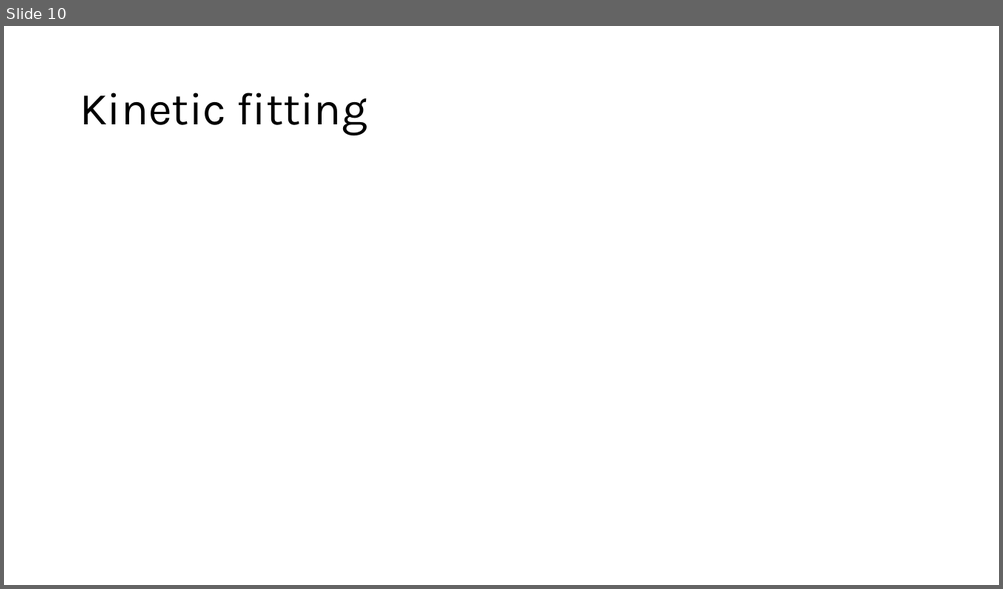
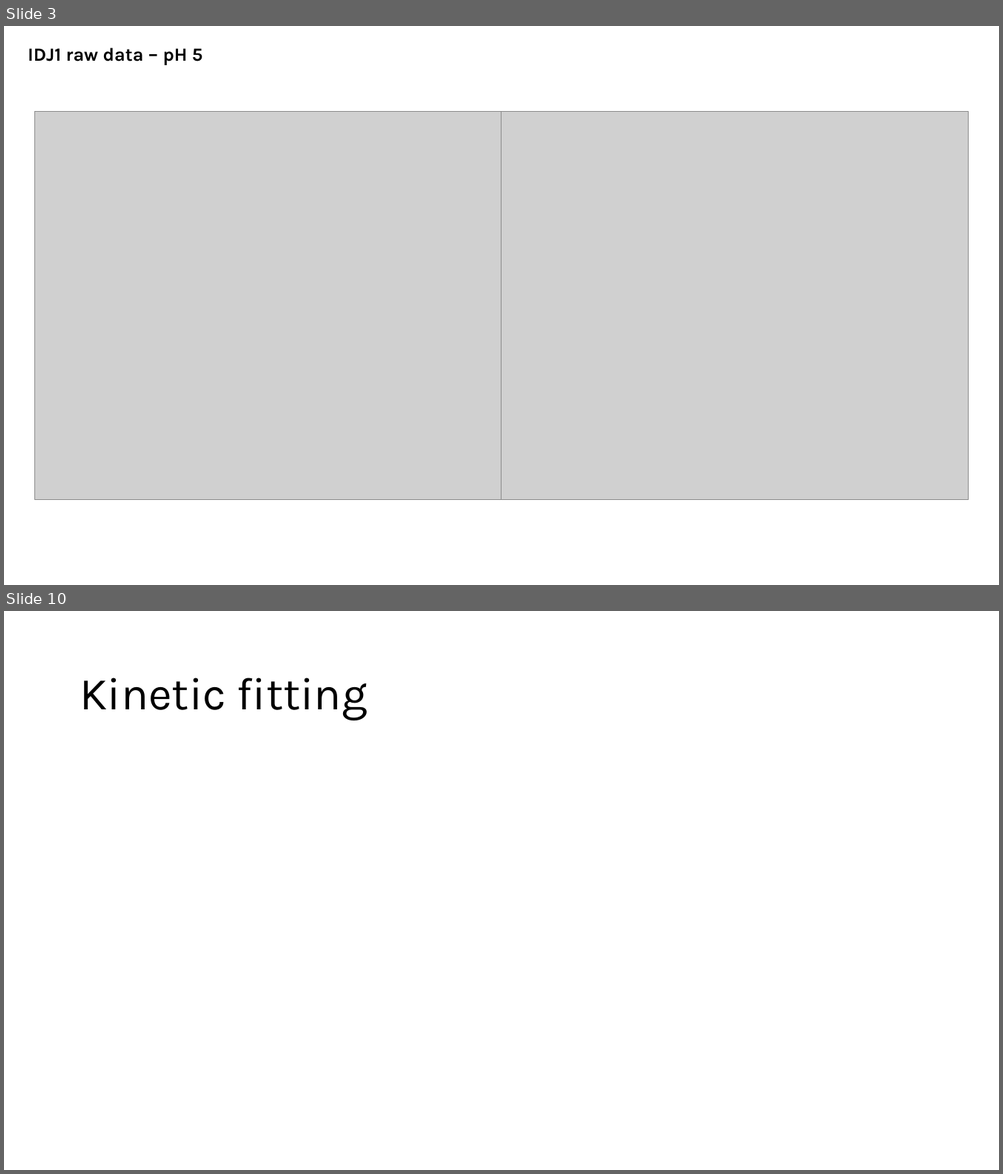
Before and after one commit to sjesse1001/mylabwork, a slide deck: BiomolecularDynamicsLab2024/2024-09-summary.pptx. Shown one above the other, each under a label of ours: slide 10 before the commit, slides 3 and 10 after it; the slides between them are not shown. The pictures are 1003x589 and 1003x1174 pixels, drawn with LibreOffice and Linux fonts; fonts in the diff are those of the drawing; grey boxes stand for pictures. Boxes give left, top, right and bottom in pixels: in the first picture for what was removed or moved away, otherwise in the second. Text is boxed around its words. In the diff, an @@ line names an element or a change of style, - is before the commit and + after.

```diff
--- a/BiomolecularDynamicsLab2024/2024-09-summary.pptx
+++ b/BiomolecularDynamicsLab2024/2024-09-summary.pptx
@@ slide 3 added at (4,26,999,585), background #FFFFFF @@
@@ text added at (28,47,203,65), 18 pt, text #000000, bold @@
+IDJ1 raw data – pH 5
@@ picture added at (34,112,501,500) @@
@@ picture added at (502,112,968,500) @@
```
Also in this commit, not shown: 2 slides changed, 7 other slides added, 8 slides removed.
